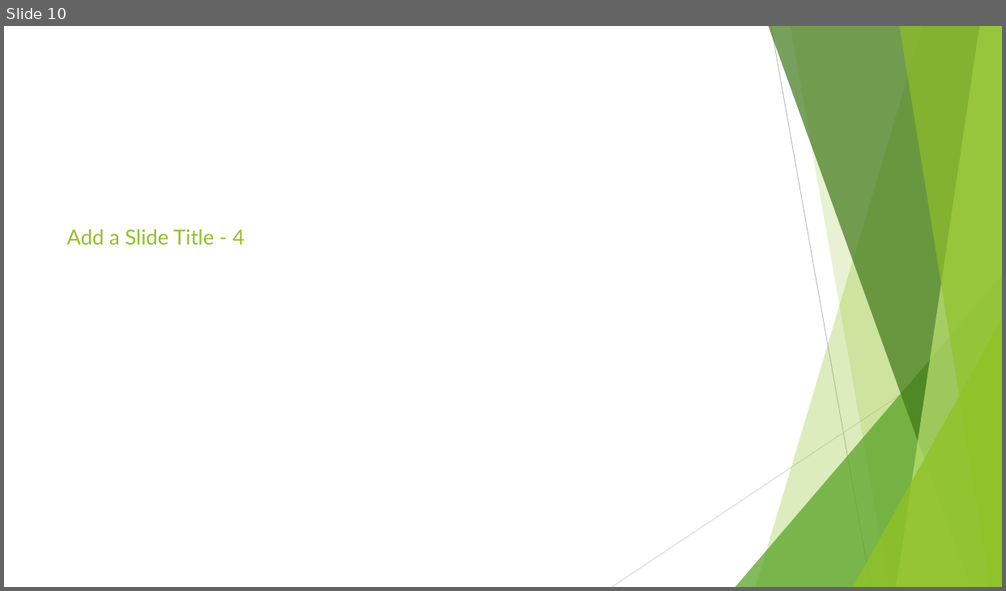
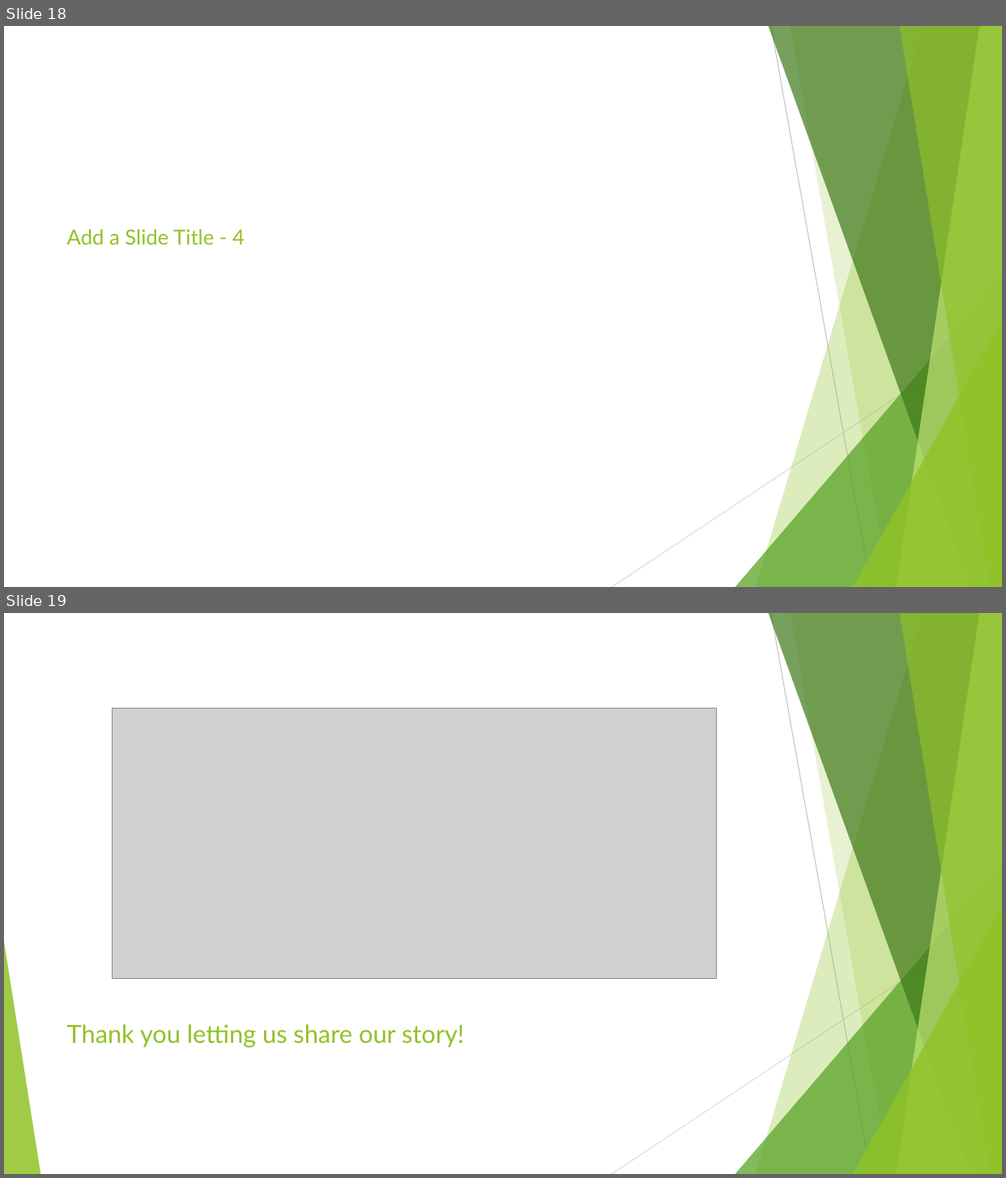
Before and after one commit to Project-JCSA/FL_Electric_Vehicles, a slide deck: Florida_Electric_Vehicles.pptx. Shown one above the other, each under a label of ours: slide 10 before the commit, slides 18 and 19 after it. The pictures are 1006x591 and 1006x1178 pixels, drawn with LibreOffice and Linux fonts; fonts in the diff are those of the drawing; grey boxes stand for pictures. Boxes give left, top, right and bottom in pixels: in the first picture for what was removed or moved away, otherwise in the second. Text is boxed around its words. In the diff, an @@ line names an element or a change of style, - is before the commit and + after.

```diff
--- a/Florida_Electric_Vehicles.pptx
+++ b/Florida_Electric_Vehicles.pptx
@@ slide 19 added at box(4, 613, 1002, 1174), background #FFFFFF; not listed: 10 template elements that a slide beside it also shows @@
@@ picture added at box(113, 708, 717, 978) @@
@@ title added at box(67, 1024, 464, 1048), 24 pt, text #90C226 @@
+Thank you letting us share our story!
@@ what was slide 10 is now slide 18 @@
```
Also in this commit, not shown: 3 slides changed, 7 other slides added.
